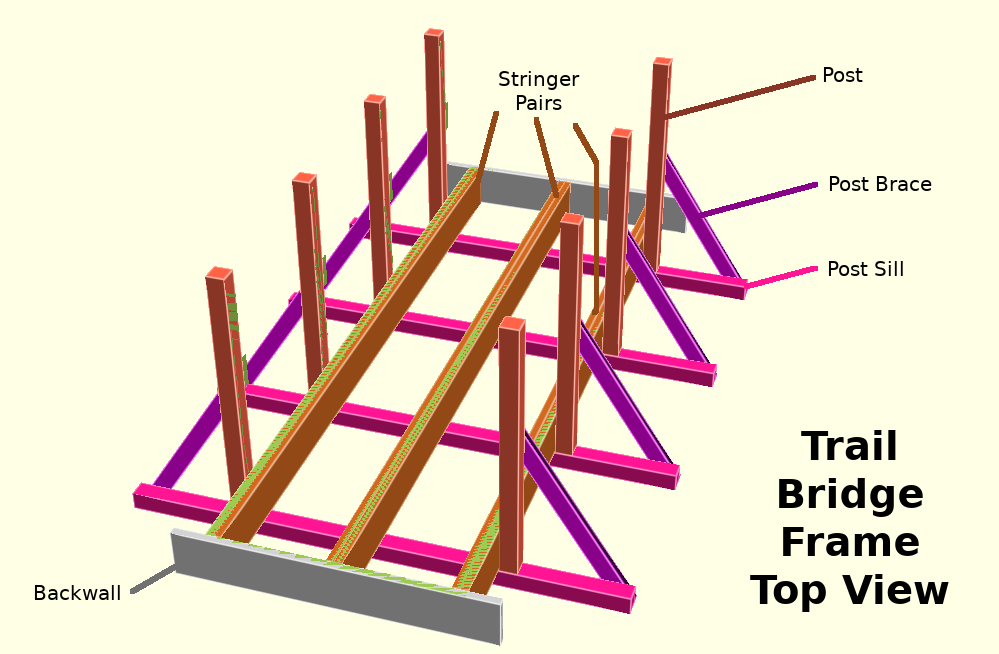
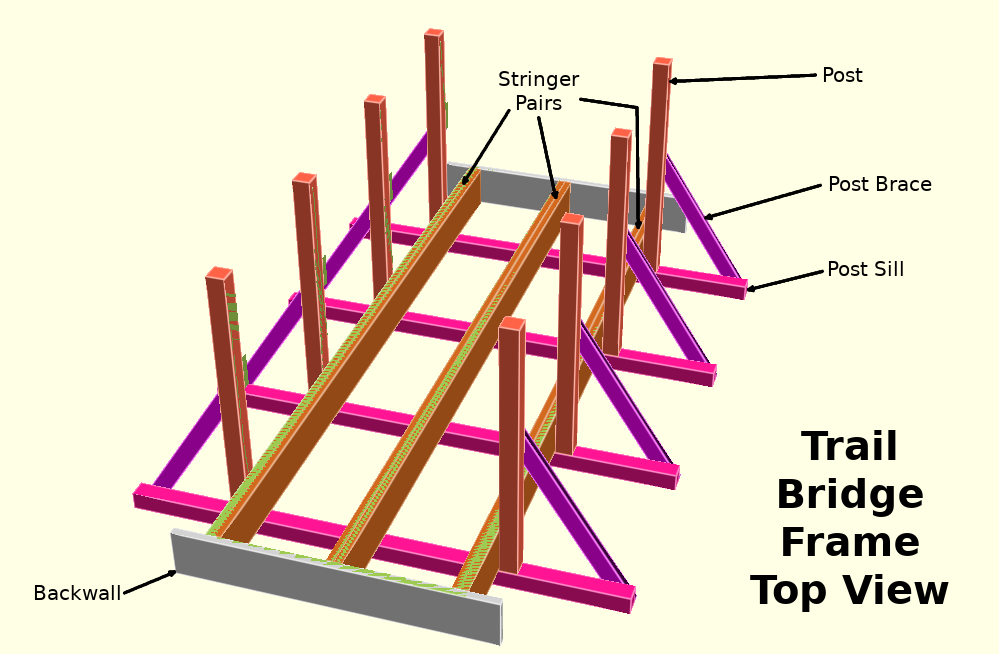
The second 999px x 654px image is a revision of the first. Changes to its layers:
removed layer "Pointers" over [130, 75, 818, 594]
added layer "Arrow" above "Arrow #1" over [462, 109, 511, 185]
added layer "Arrow #1" above "Arrow #2" over [537, 116, 559, 199]
added layer "Arrow #2" above "Arrow #3" over [579, 97, 642, 229]
added layer "Arrow #3" above "Arrow #4" over [669, 73, 817, 85]
added layer "Arrow #4" above "Arrow #5" over [704, 183, 822, 221]
added layer "Arrow #5" above "Arrow #6" over [747, 269, 824, 293]
added layer "Arrow #6" above "Bridge-Frame-Top.png" over [123, 570, 176, 595]
